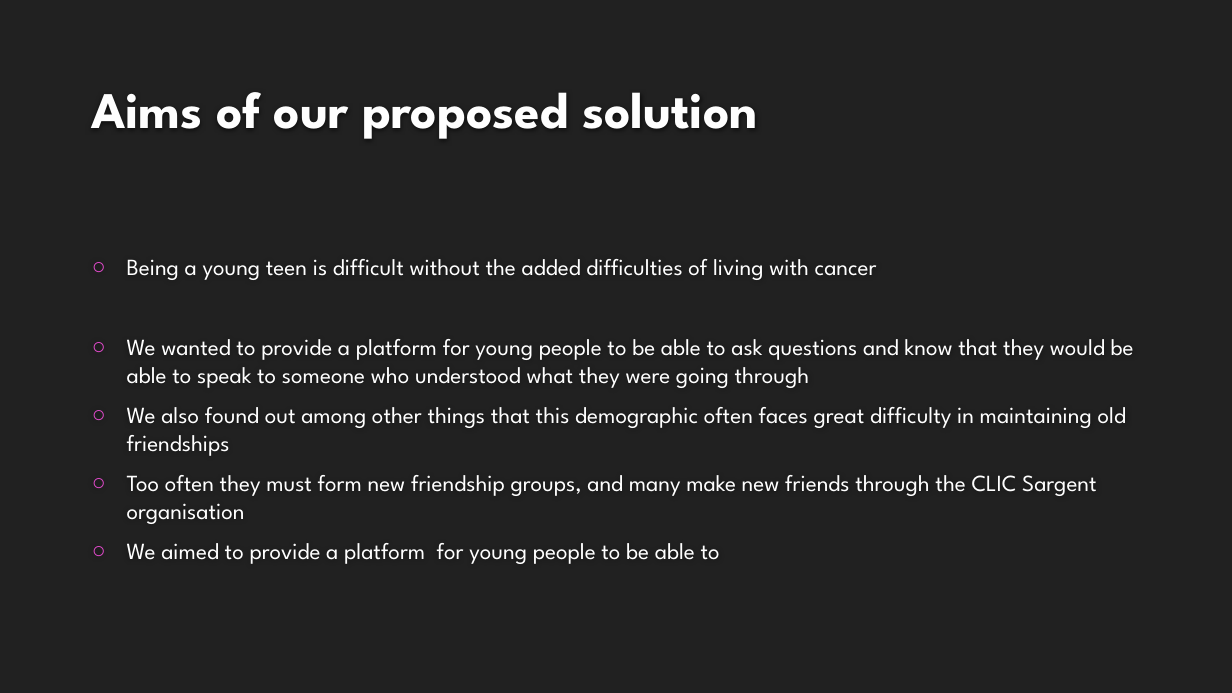
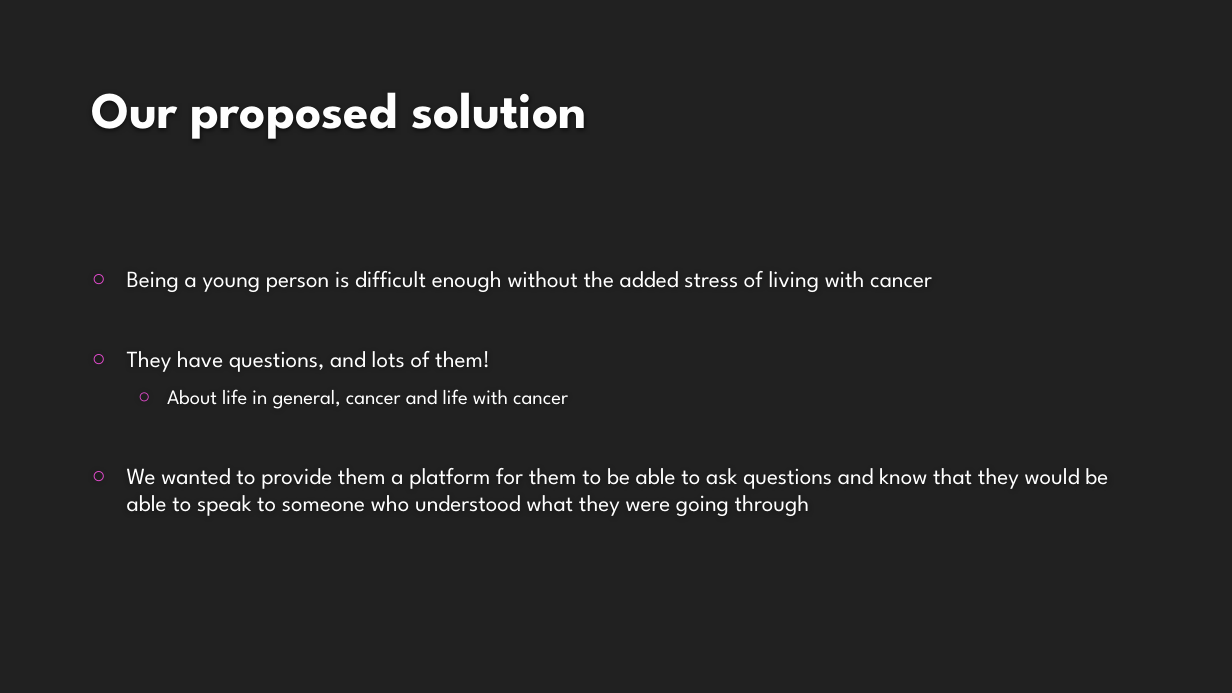
Before and after one commit to cfg-london/team-10, a slide deck: slide 3 of CLIC_SARGENT.pptx. Drawn at 1232x693 pixels with LibreOffice and Linux fonts; fonts in the diff are those of the drawing; background and template pictures are left out. Boxes give left, top, right and bottom in pixels: in the first picture for what was removed or moved away, otherwise in the second. Text is boxed around its words. In the diff, an @@ line names an element or a change of style, - is before the commit and + after.

Commit message:
powerpoint changes

```diff
--- a/CLIC_SARGENT.pptx
+++ b/CLIC_SARGENT.pptx
@@ title at (91, 92, 586, 139): text changed @@
-Aims of our proposed solution
+Our proposed solution
@@ text at (127, 271, 1108, 516): text changed @@
-○ Being a young teen is difficult without the added difficulties of living with cancer
-○ We wanted to provide a platform for young people to be able to ask questions and know that they would be able to speak to someone who understood what they were going through
-○ We also found out among other things that this demographic often faces great difficulty in maintaining old friendships
-○ Too often they must form new friendship groups, and many make new friends through the CLIC Sargent organisation
-○ We aimed to provide a platform for young people to be able to
+○ Being a young person is difficult enough without the added stress of living with cancer
+○ They have questions, and lots of them!
+  ○ About life in general, cancer and life with cancer
+○ We wanted to provide them a platform for them to be able to ask questions and know that they would be able to speak to someone who understood what they were going through
```
Also in this commit, not shown: 1 other slide changed, 2 slides added, 1 slide removed.
